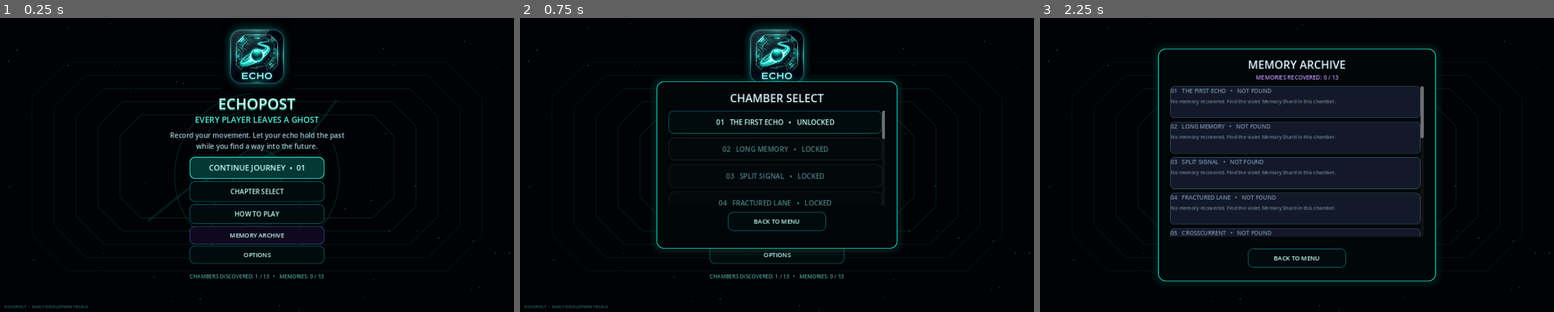
Above: before the commit, frames 1-3 (left to right).
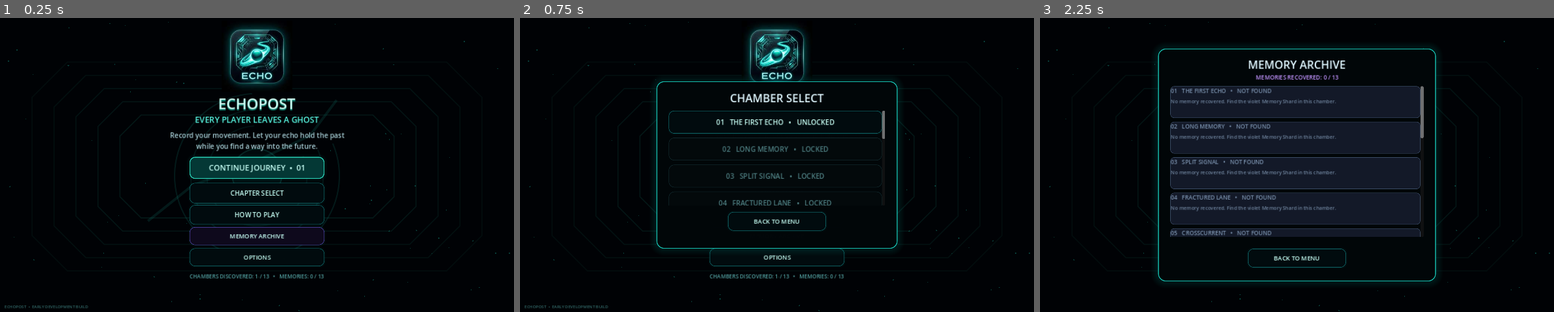
Above: after the commit, the same moments.

Repository: NinuGaming999/ECHOPOST
Game: Godot game, scene res://scenes/main.tscn
The game is run twice, just before and just after one commit, with the same random seed, the same clock (stepped at 60 frames per second) and the same inputs.
Inputs:
- Up to frame 1 (0.25 s): no input
- Up to frame 2 (0.75 s): click "CHAPTER SELECT" at 0.5 s
- Up to frame 3 (2.25 s): click "HOW TO PLAY" at 1.25 s; click "MEMORY ARCHIVE" at 2 s

The runs differ from the first frame. In frame 1, 1.5% of the frame differs, in the area x 36-64%, y 55-85%; in frame 2, 0.2%; in frame 3, nothing differs.

Commit message:
Restore normal menu layout on resize and fit compact controls

Diff:
--- a/scripts/game.gd
+++ b/scripts/game.gd
@@ -638,16 +638,24 @@
 			progress.size.x = minf(800.0, size.x - 32.0)
 			progress.visible = size.y >= 280.0
 			progress.position = Vector2(center_x - progress.size.x * 0.5, size.y - 60.0 if compact_height else 619.0)
-		for button_name in ["StartButton", "ChaptersButton", "HowToPlayButton", "MemoryArchiveButton", "OptionsButton"]:
-			var centered_button := menu_root.get_node_or_null(button_name) as Button
+		var menu_button_names := ["StartButton", "ChaptersButton", "HowToPlayButton", "MemoryArchiveButton", "OptionsButton"]
+		var normal_button_heights: Array[float] = [54.0, 50.0, 48.0, 42.0, 42.0]
+		var normal_button_y: Array[float] = [340.0, 404.0, 458.0, 512.0, 564.0]
+		for button_index in range(menu_button_names.size()):
+			var centered_button := menu_root.get_node_or_null(menu_button_names[button_index]) as Button
 			if centered_button == null:
 				continue
 			centered_button.size.x = minf(330.0, size.x - 48.0)
 			centered_button.pivot_offset = centered_button.size * 0.5
 			centered_button.position.x = center_x - centered_button.size.x * 0.5
+			# A compact layout may have changed height and y-position. Restore the
+			# authored full-height stack whenever the viewport grows back.
+			if size.y >= 620.0:
+				centered_button.size.y = normal_button_heights[button_index]
+				centered_button.position.y = normal_button_y[button_index]
 		if compact_height:
 			var compact_button_names := ["StartButton", "ChaptersButton", "HowToPlayButton", "MemoryArchiveButton", "OptionsButton"]
-			if size.y < 600.0:
+			if size.y < 620.0:
 				# Very short landscape phones cannot fit a single-column menu without
 				# hiding controls. Reflow into two columns with touch-sized buttons.
 				var ultra_title := menu_root.get_node_or_null("Title") as Label
@@ -664,6 +672,8 @@
 					intro.size.y = 42.0
 					intro.add_theme_font_size_override("font_size", clampi(roundi(13.0 * width_scale), 10, 13))
 				var ultra_top := 136.0
+				if intro != null and intro.visible:
+					ultra_top = maxf(ultra_top, intro.position.y + intro.size.y + 18.0)
 				if size.y < 340.0:
 					# On extra-short landscape screens, reclaim the intro's vertical space.
 					if ultra_title != null:
